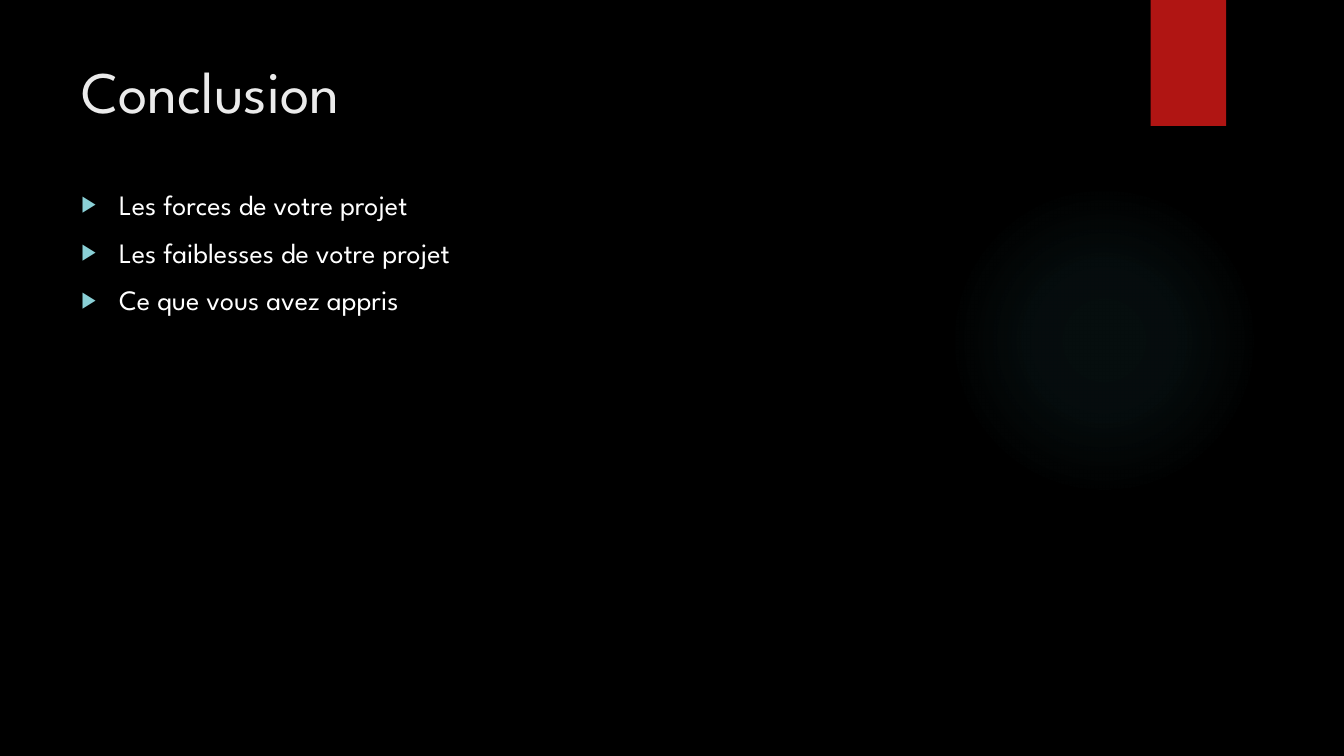
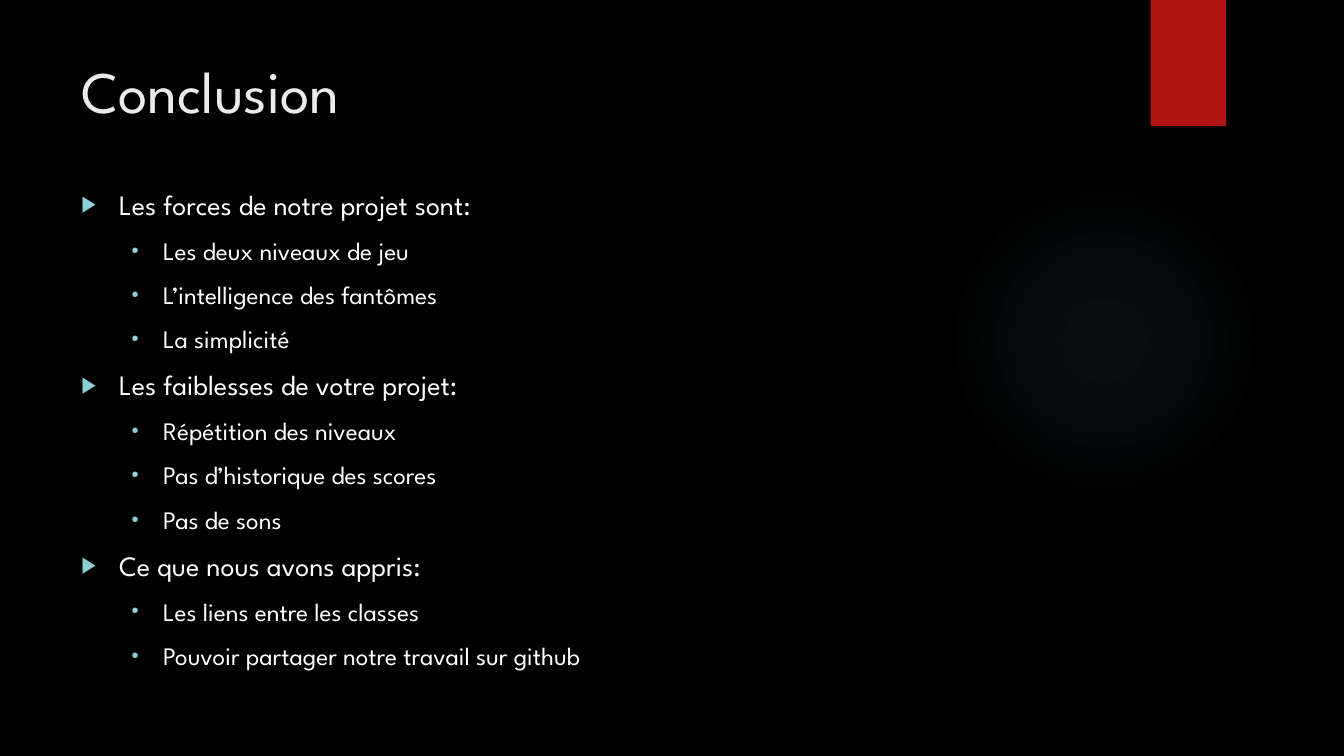
Before and after one commit to Bugnon/oc-2021, a slide deck: slide 19 of src/projet/projet3/Powerpoint_pacman.pptx. Drawn at 1344x756 pixels with LibreOffice and Linux fonts; fonts in the diff are those of the drawing; background and template pictures are left out. Boxes give left, top, right and bottom in pixels: in the first picture for what was removed or moved away, otherwise in the second. Text is boxed around its words. In the diff, an @@ line names an element or a change of style, - is before the commit and + after.

```diff
--- a/src/projet/projet3/Powerpoint_pacman.pptx
+++ b/src/projet/projet3/Powerpoint_pacman.pptx
@@ text at [119, 195, 580, 671]: text changed; size 20 to 18 pt @@
-▶ Les forces de votre projet
-▶ Les faiblesses de votre projet
-▶ Ce que vous avez appris
+▶ Les forces de notre projet sont:
+  • Les deux niveaux de jeu
+  • L’intelligence des fantômes
+  • La simplicité
+▶ Les faiblesses de votre projet:
+  • Répétition des niveaux
+  • Pas d’historique des scores
+  • Pas de sons
+▶ Ce que nous avons appris:
+  • Les liens entre les classes
+  • Pouvoir partager notre travail sur github
```
Also in this commit, not shown: 9 other slides changed, 2 slides added, 2 slides removed, 5 other files.
